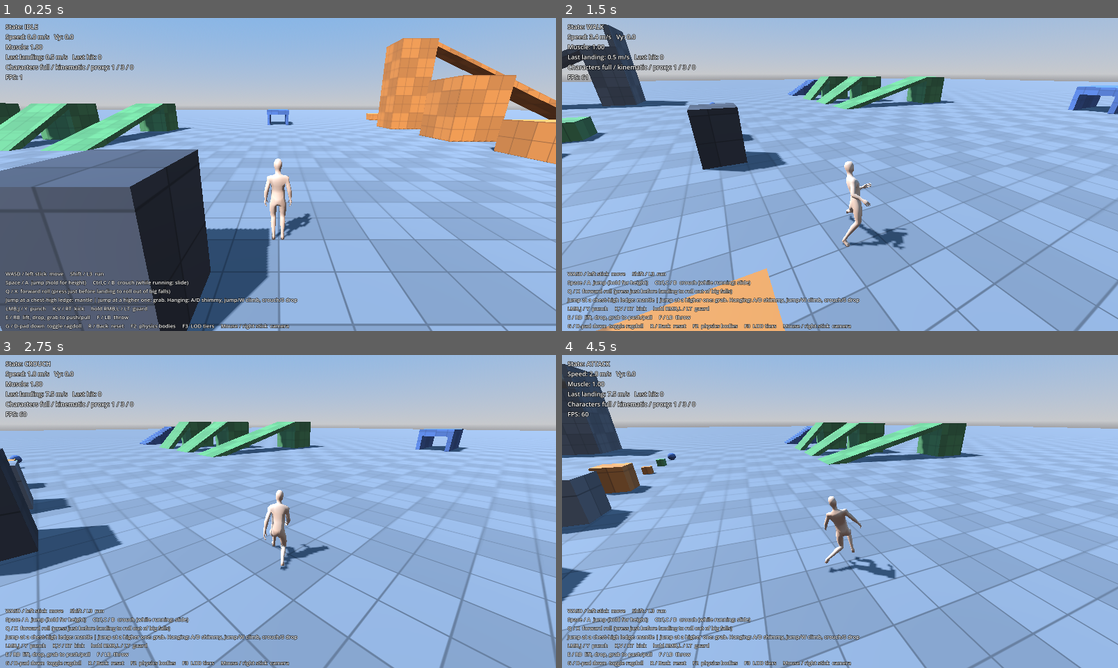
Above: before the commit, frames 1-4 (two rows, left to right).
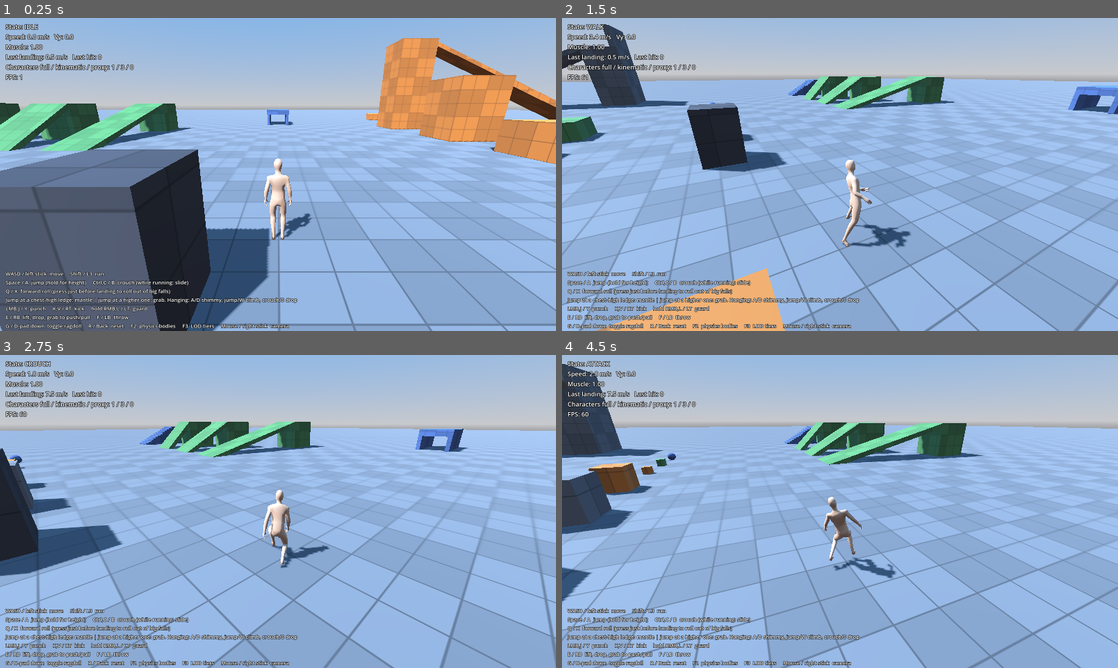
Above: after the commit, the same moments.

Repository: degoldschmidt/rpg-test
Game: Godot game, scene res://scenes/main.tscn
Same seed, same stepped clock (60 frames per second), same inputs: the game is played once before the commit and once after it.
Inputs (mouse positions are in pixels of both pictures, inside the frame that each line leads up to):
- Up to frame 1 (0.25 s): no input
- Up to frame 2 (1.5 s): tap Enter at 0.5 s; move the mouse to (962, 158) at 0.52 s; hold D (move_right) 0.53-1.28 s; hold Q (roll) 0.53-1.28 s; click (962, 158) at 0.67 s; tap Space (jump) at 0.77 s; tap Shift (run) at 0.8, 1.35 s; move the mouse to (812, 174) at 1.27 s; hold W (move_forward) from 1.28 s (still down)
- Up to frame 3 (2.75 s): keep holding W (move_forward); tap Space (jump) at 1.52 s; tap Q (roll) at 1.55 s; move the mouse to (289, 505) at 2.02 s; hold Ctrl (crouch) from 2.03 s (still down); tap Shift (run) at 2.3 s
- Up to frame 4 (4.5 s): keep holding W (move_forward); move the mouse to (834, 517) at 2.77 s; release Ctrl (crouch) at 2.78 s; tap L (guard) at 2.85 s; click (834, 517) at 2.92 s; tap Space (jump) at 3.02, 3.77 s; tap Q (roll) at 3.05 s; move the mouse to (878, 514) at 3.52 s; hold Shift (run) 3.53-4.28 s; tap E (interact) at 3.6 s; move the mouse to (795, 508) at 4.27 s; tap K (kick) at 4.35 s

The runs differ from the first frame. In frame 1, less than 0.1% of the frame differs, in the area x 47-54%, y 57-70%; in frame 2, 0.6%, in the area x 50-63%, y 45-74%; in frame 3, 0.2%; in frame 4, 0.4%.

Commit message:
Fix knees bending backwards; reference-style swing leg and arm swing
Leg IK took the knee's bend plane from the animated leg, which put the knee
behind the hip-ankle line whenever the foot was placed ahead of the hip, so
knees bent backwards (up to 0.33 m when running). Legs now always bend toward
the foot's forward direction (slightly outward); new test checks it.

Swing path is now keyframed relative to the body: running, the heel comes up
behind, the foot passes under the hips with the knee driving forward and the
shin hanging, then reaches out to land (no more scissoring splits). Arms swing
asymmetrically with the elbow opening at the back and closing at the front
(hands to chest height), compensated for the run lean; more forward lean and
stance knee flex when running; arms show 80 % of the animation.

Diff:
--- a/scripts/player/foot_planner.gd
+++ b/scripts/player/foot_planner.gd
@@ -42,6 +42,8 @@
 var _target_yaw := {}
 var _target_normal := {}
 var _swinging := {&"l": false, &"r": false}
+var _lift_rel := {}       ## side -> lift-off position relative to the root at lift-off
+var _land_root := {}      ## side -> predicted root position at touchdown
 var _prev_facing := 0.0
 var _yaw_rate := 0.0
 
@@ -110,6 +112,7 @@
 		if in_swing and not _swinging[s]:
 			_swinging[s] = true
 			_lift[s] = _planted_pose(s, 1.0).origin   # from the heel-up push-off pose
+			_lift_rel[s] = (_lift[s] as Vector3) - root.origin
 			_lift_yaw[s] = _yaw[s]
 			_lift_pitch[s] = _stance_pitch(1.0)
 		elif not in_swing and _swinging[s]:
@@ -122,7 +125,7 @@
 			_predict_landing(s, root, facing, vel, (1.0 - u) * swing_t, stance_t, space)
 			swing[s] = u
 			stance[s] = -1.0
-			feet[s] = _swing_pose(s, u)
+			feet[s] = _swing_pose(s, u, root)
 		else:
 			var st := ph / duty
 			stance[s] = st
@@ -137,6 +140,7 @@
 	var turn := clampf(_yaw_rate * t_rem, -1.2, 1.2)
 	var vel_land := vel.rotated(Vector3.UP, turn)
 	var body := root.origin + (vel + vel_land) * 0.5 * t_rem
+	_land_root[s] = body
 	var yaw_land := facing + turn
 	var side := -1.0 if s == &"l" else 1.0
 	var width := lerpf(HIP_X, 0.06, run_k)
@@ -151,17 +155,30 @@
 	_target_yaw[s] = yaw_land - side * 0.08
 
 
-func _swing_pose(s: StringName, u: float) -> Transform3D:
+## Swing keys (u = 0, .25, .5, .75, 1): forward progress from lift-off to landing, measured
+## relative to the moving body, and height as a fraction of the swing height.
+## Walking: an even, low arc. Running: the heel comes up behind first, the foot passes under the
+## hips with the knee driving forward, the shin hangs nearly vertical, and only then the foot
+## reaches out to land.
+const WALK_FWD := [0.0, 0.2, 0.5, 0.82, 1.0]
+const WALK_UP := [0.0, 0.75, 1.0, 0.6, 0.0]
+const RUN_FWD := [0.0, 0.1, 0.42, 0.85, 1.0]
+const RUN_UP := [0.0, 0.85, 1.0, 0.62, 0.0]
+
+
+func _swing_pose(s: StringName, u: float, root: Transform3D) -> Transform3D:
 	var a: Vector3 = _lift[s]
 	var b: Vector3 = _target[s]
-	# The swing foot keeps up with the body (it travels two step lengths while the body travels
-	# one); walking it eases in and out, running the heel stays back a little while it tucks up.
-	var ease := smoothstep(0.0, 1.0, u)
-	var fwd := lerpf(ease, u + 0.6 * (ease - u), run_k)
-	var p := a.lerp(b, fwd)
-	var arc_u := pow(u, lerpf(1.0, 0.6, run_k))
+	# Horizontal path relative to the body, so the foot's motion reads the same at any speed:
+	# from where it lifted off (relative to the hips then) to where it will land (relative to
+	# where the hips will be then).
+	var land_rel: Vector3 = b - (_land_root[s] as Vector3)
+	var fwd := lerpf(_curve(WALK_FWD, u), _curve(RUN_FWD, u), run_k)
+	var rel := (_lift_rel[s] as Vector3).lerp(land_rel, fwd)
+	var p := root.origin + rel
+	var up := lerpf(_curve(WALK_UP, u), _curve(RUN_UP, u), run_k)
 	p.y = lerpf(a.y, b.y, smoothstep(0.0, 1.0, u)) + maxf(b.y - a.y, 0.0) * sin(PI * u) * 0.5 \
-		+ swing_height * sin(PI * arc_u)
+		+ swing_height * up
 	var yaw := lerp_angle(_lift_yaw[s], _target_yaw[s], smoothstep(0.1, 0.8, u))
 	# Toe points down after push-off, levels out, then the toe comes up for the heel strike.
 	var land_pitch := _stance_pitch(0.0)
@@ -169,6 +186,19 @@
 	pitch = lerpf(pitch, land_pitch, smoothstep(0.6, 1.0, u))
 	var n: Vector3 = (_normal[s] as Vector3).slerp(_target_normal[s], u)
 	return Transform3D(_foot_basis(yaw, n) * Basis(Vector3.RIGHT, pitch), p)
+
+
+## Catmull-Rom through 5 evenly spaced keys (u = 0 .. 1).
+static func _curve(k: Array, u: float) -> float:
+	var x := clampf(u, 0.0, 1.0) * 4.0
+	var i := mini(int(x), 3)
+	var t := x - i
+	var p0: float = k[maxi(i - 1, 0)]
+	var p1: float = k[i]
+	var p2: float = k[i + 1]
+	var p3: float = k[mini(i + 2, 4)]
+	return 0.5 * (2.0 * p1 + (p2 - p0) * t + (2.0 * p0 - 5.0 * p1 + 4.0 * p2 - p3) * t * t
+		+ (3.0 * p1 - p0 - 3.0 * p2 + p3) * t * t * t)
 
 
 func _planted_pose(s: StringName, st: float) -> Transform3D:
--- a/scripts/player/pose_generator.gd
+++ b/scripts/player/pose_generator.gd
@@ -337,8 +337,9 @@
 	re.z += 0.06 * sway * (1.0 - r) * amt
 	# Running: lower, bouncing (lowest at mid-stance), leaning into the run.
 	var psi := fmod(g.phase * 2.0, 1.0)
-	off.y -= ((0.02 + 0.015 * sp) * cos(TAU * (psi - g.duty)) + 0.02 + 0.03 * sp) * r * amt
-	re.x -= (0.08 * r + 0.14 * sp) * amt
+	off.y -= ((0.02 + 0.015 * sp) * cos(TAU * (psi - g.duty)) + 0.045 + 0.03 * sp) * r * amt
+	var run_lean := (0.13 * r + 0.12 * sp) * amt
+	re.x -= run_lean
 	# Hips turn with the forward leg, shoulders counter-rotate.
 	# Busy arms (attacking, guarding, carrying) keep the shoulders square instead.
 	var twist := -cos(ph) * lerpf(0.12, 0.2, r)
@@ -348,15 +349,23 @@
 	_rot(bones, &"spine", Vector3(0, -0.6 * twist * arms, 0))
 	_rot(bones, &"chest", Vector3(0, -twist * (amt - 0.3 * arms), 0))
 	# Keep the eyes level against the lean.
-	_rot(bones, &"head", Vector3((0.06 * r + 0.1 * sp) * amt, 0, 0))
+	_rot(bones, &"head", Vector3((0.1 * r + 0.09 * sp) * amt, 0, 0))
 	# Arms swing against the legs; elbows bend more the faster we go.
-	var arm := lerpf(0.42, lerpf(0.6, 0.95, sp), r) * arms
+	# Shoulder swing (+ forward) and elbow bend at the front and back of the swing. Running,
+	# the hands drive back past the hip with the elbow opening, and come forward to about chest
+	# height with the elbow closing; walking, the arms swing loosely with a slight bend.
+	var fwd_a := lerpf(0.3, lerpf(0.32, 0.42, sp), r)
+	var back_a := lerpf(-0.3, lerpf(-0.6, -0.8, sp), r)
+	var elbow_f := lerpf(0.25, lerpf(1.25, 1.35, sp), r)
+	var elbow_b := lerpf(0.05, lerpf(0.85, 0.95, sp), r)
+	# Arms are posed relative to the chest: give back the run lean so they still hang from the
+	# shoulders instead of tilting back with the torso.
+	var comp := run_lean * _arms_free
 	var sw := cos(ph - 0.35)
-	var elbow := lerpf(0.3, lerpf(1.1, 1.4, sp), r) * arms
-	_rot(bones, &"upper_arm_l", Vector3(-arm * sw + 0.05 * r * arms, 0, -0.08 * r * arms))
-	_rot(bones, &"upper_arm_r", Vector3(arm * sw + 0.05 * r * arms, 0, 0.08 * r * arms))
-	_rot(bones, &"forearm_l", Vector3(elbow + 0.25 * arms * maxf(-sw, 0.0), 0, 0))
-	_rot(bones, &"forearm_r", Vector3(elbow + 0.25 * arms * maxf(sw, 0.0), 0, 0))
+	for s in [["l", -sw, -1.0], ["r", sw, 1.0]]:
+		var k: float = (float(s[1]) + 1.0) * 0.5   # 0 = arm fully back, 1 = fully forward
+		_rot(bones, StringName("upper_arm_" + s[0]), Vector3(lerpf(back_a, fwd_a, k) * arms + comp, 0, 0.1 * float(s[2]) * r * arms))
+		_rot(bones, StringName("forearm_" + s[0]), Vector3(lerpf(elbow_b, elbow_f, k) * arms, 0, 0))
 	out.bones = bones
 	out.root_rot = (out.root_rot as Quaternion) * Quaternion.from_euler(re)
 	out.root_offset = (out.root_offset as Vector3) + off
--- a/scripts/player/ragdoll_rig.gd
+++ b/scripts/player/ragdoll_rig.gd
@@ -39,6 +39,7 @@
 var _leg_len := 0.0
 var _show_anim := {}     ## bone -> how much of the animation the skin shows (see display_transform)
 const LEG_BONES: Array[StringName] = [&"thigh_l", &"shin_l", &"foot_l", &"thigh_r", &"shin_r", &"foot_r"]
+const ARM_BONES: Array[StringName] = [&"upper_arm_l", &"forearm_l", &"hand_l", &"upper_arm_r", &"forearm_r", &"hand_r"]
 
 
 func build(root: Transform3D, body_color: Color) -> void:
@@ -187,7 +188,7 @@
 	var gw: float = (pose.get("feet_w", {}) as Dictionary).get(&"l", 0.0) * muscle
 	for d in defs:
 		var calm := smoothstep(0.6, 1.0, _weak[d.name])
-		var k := 1.0 if d.name in LEG_BONES or d.name == &"pelvis" else 0.5
+		var k := 1.0 if d.name in LEG_BONES or d.name == &"pelvis" else (0.8 if d.name in ARM_BONES else 0.5)
 		_show_anim[d.name] = gw * calm * k
 
 
@@ -244,7 +245,7 @@
 		var ankle := _pivot(out, foot).lerp(want.origin, w)
 		var b := Basis(fk_basis.get_rotation_quaternion().slerp(want.basis.get_rotation_quaternion(), w))
 		_solve_two_bone(out, StringName("thigh_" + s), StringName("shin_" + s), foot,
-			ankle, Quaternion(b * fk_basis.inverse()), root.basis * Vector3.FORWARD, false)
+			ankle, Quaternion(b * fk_basis.inverse()), _knee_dir(root, want.basis, s), false, true)
 	return out
 
 
@@ -348,15 +349,26 @@
 		var target: Vector3 = ankles[s] + Vector3.UP * (_ik_delta[s] as float) * w
 		var tilt := Quaternion.IDENTITY.slerp(Quaternion(Vector3.UP, _ik_normal[s]), w)
 		_solve_two_bone(out, StringName("thigh_" + s), StringName("shin_" + s), StringName("foot_" + s),
-			target, tilt, root.basis * Vector3.FORWARD, false)
+			target, tilt, _knee_dir(root, (out[StringName("foot_" + s)] as Transform3D).basis, s), false, true)
 	return out
 
 
+## Knees bend forward along the foot (toes point -Z), turned slightly out, never backwards.
+func _knee_dir(root: Transform3D, foot_basis: Basis, s: StringName) -> Vector3:
+	var fwd := -foot_basis.z
+	fwd.y = 0.0
+	if fwd.length_squared() < 0.01:
+		fwd = root.basis * Vector3.FORWARD
+	var side := -1.0 if s == &"l" else 1.0
+	return (fwd.normalized() + (root.basis * Vector3.RIGHT) * side * 0.12).normalized()
+
+
 ## Analytic two-bone IK: upper + lower reach `target` with the end bone's pivot, keeping
-## the FK bend plane (fallback `pole` when the chain is straight). The end bone either keeps
+## the FK bend plane (or always bending toward `pole_hint` with `force_pole`; legs use it so a
+## knee can never fold backwards when the foot is placed ahead of the hip). The end bone either keeps
 ## its FK world rotation tilted by `end_tilt` (feet) or follows the lower bone (hands).
 func _solve_two_bone(out: Dictionary, upper: StringName, lower: StringName, end: StringName,
-		target: Vector3, end_tilt: Quaternion, pole_hint: Vector3, end_follows: bool) -> void:
+		target: Vector3, end_tilt: Quaternion, pole_hint: Vector3, end_follows: bool, force_pole := false) -> void:
 	var du: BoneDef = _def[upper]
 	var dl: BoneDef = _def[lower]
 	var de: BoneDef = _def[end]
@@ -370,8 +382,10 @@
 	var dist := clampf(to_t.length(), 0.05, (l1 + l2) * 0.999)
 	var dir := to_t.normalized()
 	var pole := (mid - root_p) - dir * (mid - root_p).dot(dir)
-	if pole.length() < 0.01:
+	if force_pole or pole.length() < 0.01:
 		pole = pole_hint - dir * pole_hint.dot(dir)
+		if pole.length() < 0.05:   # limb pointing along the hint: bend up instead
+			pole = Vector3.UP - dir * dir.y
 	pole = pole.normalized()
 	var a := (l1 * l1 - l2 * l2 + dist * dist) / (2.0 * dist)
 	var h := sqrt(maxf(l1 * l1 - a * a, 0.0))
--- a/tests/run_tests.gd
+++ b/tests/run_tests.gd
@@ -583,9 +583,11 @@
 		var n := 0
 		var clear := 0.0
 		var lo := INF
+		var knee := INF
 		for i in int(1.5 / TICK):
 			await physics_frame
 			lo = minf(lo, player.rig.pelvis().global_position.y - player.global_position.y)
+			knee = minf(knee, minf(knee_bend("l"), knee_bend("r")))
 			for s: StringName in [&"l", &"r"]:
 				var p := player.rig.display_transform(player.rig.bones[StringName("foot_" + s)]).origin
 				if g.stance[s] > 0.2 and g.stance[s] < 0.5 and prev.has(s):
@@ -599,6 +601,24 @@
 		check("%s: planted feet don't slide" % spec[0], n > 0 and slip < 0.1, "(%.3f m/s)" % slip)
 		check("%s: swinging feet clear the ground" % spec[0], clear > spec[3], "(%.2f m)" % clear)
 		check("%s: hips stay up (no lunging)" % spec[0], lo > 0.82, "(pelvis min %.2f m)" % lo)
+		check("%s: knees never bend backwards" % spec[0], knee > -0.01, "(worst %.3f m)" % knee)
+
+
+## How far the displayed knee sits in front of the hip-ankle line, along the foot's forward
+## direction (negative: the knee is bent backwards).
+func knee_bend(s: String) -> float:
+	var r := player.rig
+	var hip := r.display_transform(r.bones[StringName("thigh_" + s)]) * ((r.bones[StringName("thigh_" + s)] as PuppetBone).def.pivot - (r.bones[StringName("thigh_" + s)] as PuppetBone).def.center)
+	var shin: PuppetBone = r.bones[StringName("shin_" + s)]
+	var knee := r.display_transform(shin) * (shin.def.pivot - shin.def.center)
+	var foot: PuppetBone = r.bones[StringName("foot_" + s)]
+	var ft := r.display_transform(foot)
+	var ankle := ft * (foot.def.pivot - foot.def.center)
+	var dir := (ankle - hip).normalized()
+	var off := (knee - hip) - dir * (knee - hip).dot(dir)
+	var fwd := -ft.basis.z
+	fwd.y = 0.0
+	return off.dot(fwd.normalized())
 
 
 ## Stopping settles the feet under the hips; turning on the spot steps the feet round.
--- a/tests/showcase.gd
+++ b/tests/showcase.gd
@@ -2,7 +2,7 @@
 ## Scripted showcase clips for watching the prototype without playing it. Record one with:
 ##   xvfb-run godot --rendering-driver opengl3 --resolution 1280x720 --write-movie out.avi \
 ##     --fixed-fps 30 --path . -s tests/showcase.gd -- --clip=combat
-## Clips: locomotion, movement, gait, falls, terrain, ledges, objects, combat, hazards
+## Clips: locomotion, follow, movement, gait, falls, terrain, ledges, objects, combat, hazards
 
 var main: Node3D
 var player: PlayerController
@@ -175,6 +175,21 @@
 	await drive(Vector3.ZERO, 1.0, -1.6, {}, 0.0)
 
 
+## Three-quarter view from behind (like a third-person game camera): stroll, walk, run.
+func clip_follow() -> void:
+	main.hud.get_child(0).visible = false
+	var o: Vector3 = main.markers.open + Vector3(0, 0, 40)
+	await spot(o, 0.0, 0.7, -0.28, 2.3)
+	say("Stroll")
+	await drive(Vector3.FORWARD * 0.45, 3.0, 0.7)
+	say("Walk / jog")
+	await drive(Vector3.FORWARD, 3.0, 0.7)
+	say("Run")
+	await drive(Vector3.FORWARD, 3.0, 0.7, {"run": true})
+	say("Stop")
+	await drive(Vector3.ZERO, 2.0, 0.7)
+
+
 ## Side view on the legs: stroll, walk, run, stop, turns.
 func clip_gait() -> void:
 	var o: Vector3 = main.markers.open + Vector3(0, 0, 30)
Not shown, changed: README.md
